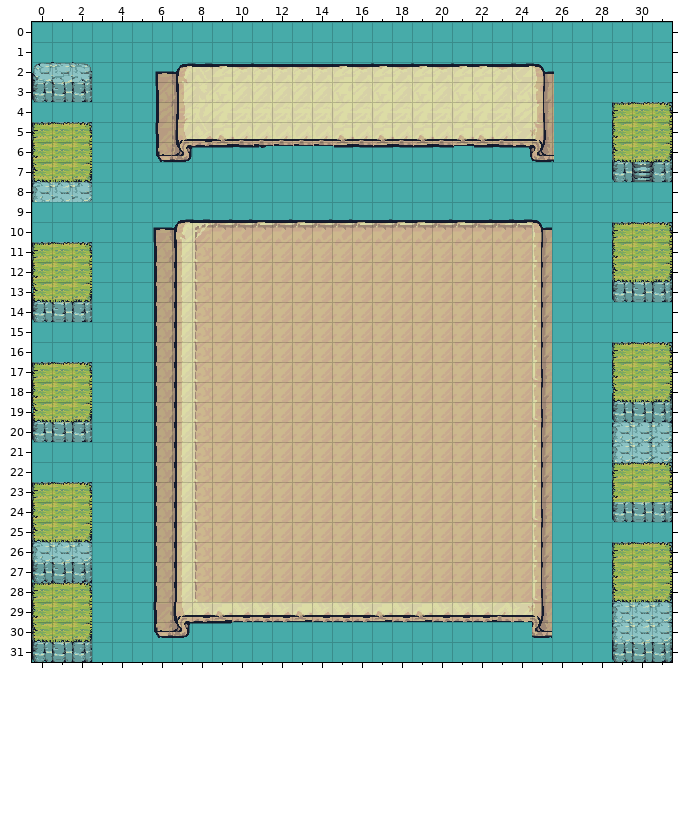
Two versions of a level (Tiled map, assets/maps/assets_ver1/sp_menu.tmx). That is the earlier state.
Cells are 25x25 px. Shown: x 0..31, y 0..31. Not drawn, because the pictures are missing: unchanged layers "deco", "tree".
And afterwards:
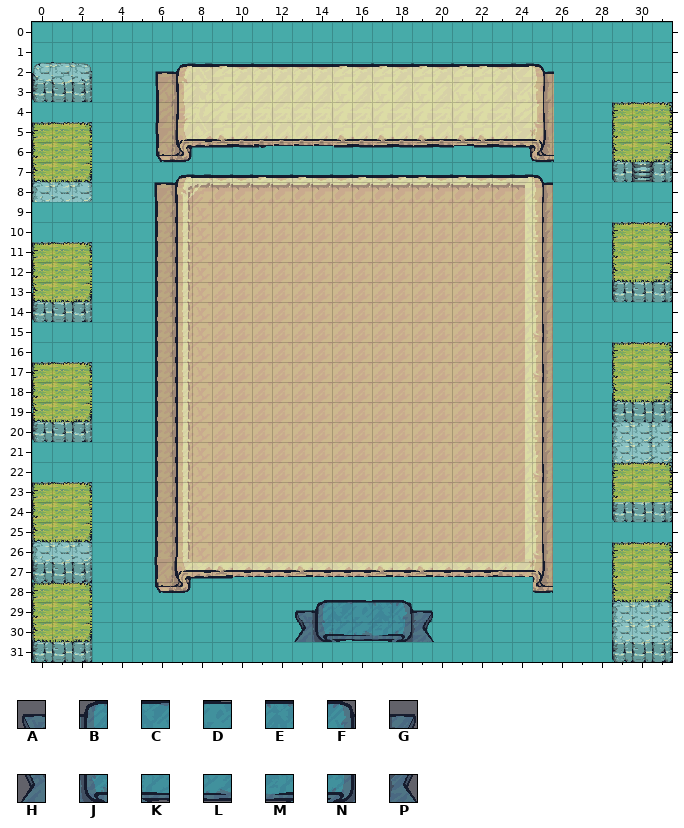
Key: from "Ribbon_Blue_3Slides": A 0, B 1, C 2, D 3, E 4, F 5, G 6, H 7, J 8, K 9, L 10, M 11, N 12, P 13.
_ is an empty cell.
Tiles of an added or newly shown layer are drawn over the layers below it.
Changes in this commit:
layer "button" offset 0,0 -> 1,-57 px
layer "bong" offset 0,0 -> -8,-50 px
Layer "back" (added):
The author put tile A in row 29 at x 13.
The author put tile B in row 29 at x 14.
The author put tile C in row 29 at x 15.
The author put tile D in row 29 at x 16.
The author put tile E in row 29 at x 17.
The author put tile F in row 29 at x 18.
The author put tile G in row 29 at x 19.
The author put tile H in row 30 at x 13.
The author put tile J in row 30 at x 14.
The author put tile K in row 30 at x 15.
The author put tile L in row 30 at x 16.
The author put tile M in row 30 at x 17.
The author put tile N in row 30 at x 18.
The author put tile P in row 30 at x 19.
